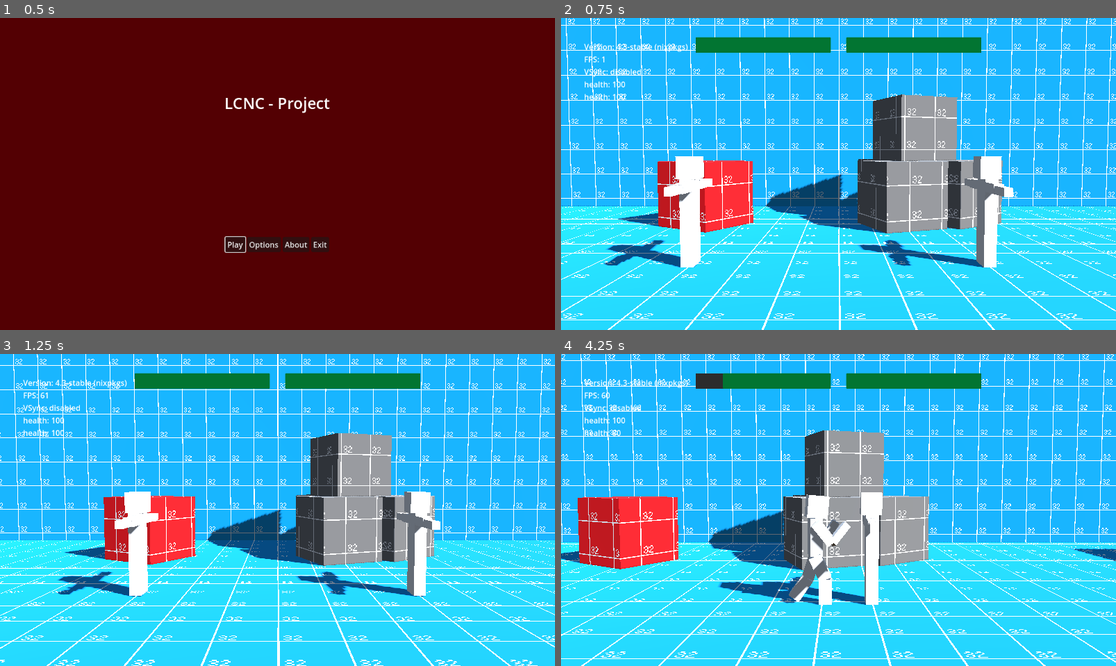
Above: before the commit, frames 1-4 (two rows, left to right).
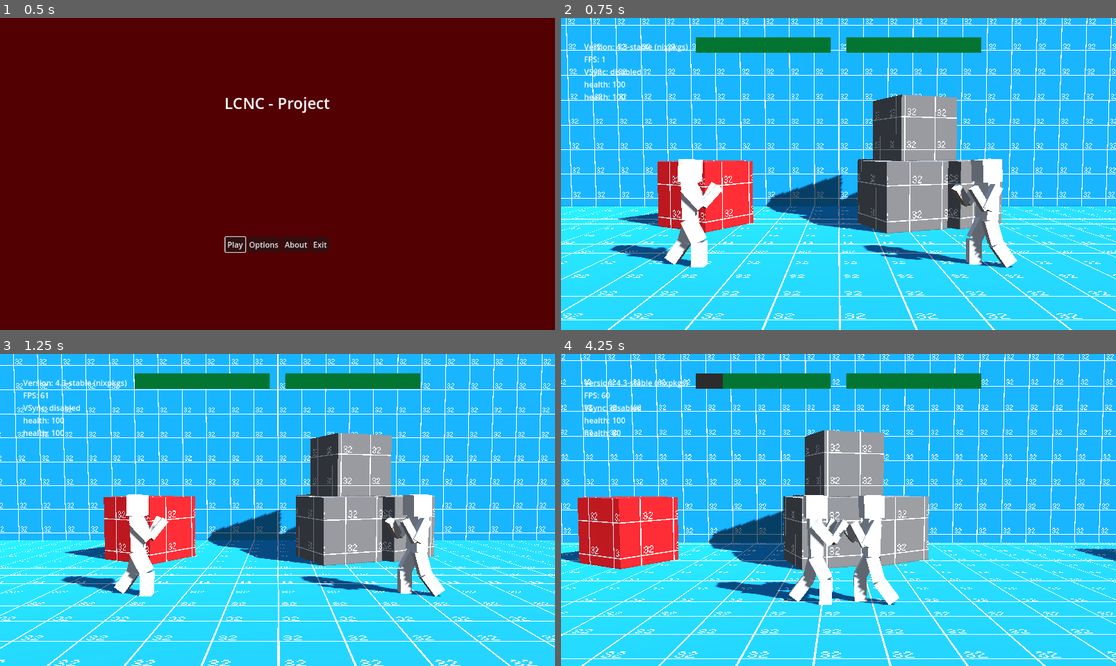
Above: after the commit, the same moments.

Repository: miklaskarjalainen/KioskKnockout
Game: Godot game, scene res://src/scenes/UI.tscn
Same seed, same stepped clock (60 frames per second), same inputs: the game is played once before the commit and once after it.
Inputs (mouse positions are in pixels of both pictures, inside the frame that each line leads up to):
- Up to frame 1 (0.5 s): no input
- Up to frame 2 (0.75 s): click "Play" at 0.5 s
- Up to frame 3 (1.25 s): no input
- Up to frame 4 (4.25 s): move the mouse to (960, 494) at 1.27 s; hold D (kb_right) 1.28-2 s; tap K (kb_normal_action) at 1.35, 2.85 s; click (960, 494) at 1.42 s; tap Space (kb_jump) at 1.52 s; drag from (727, 525) to (810, 572) at 2.02 s; move the mouse to (894, 441) at 2.77 s; hold D (kb_right) 2.78-3.5 s; drag from (810, 572) to (672, 463) at 3.52 s

Frame 1 is identical in both runs. In frame 2, 2.9% of the frame differs, in the area x 7-83%, y 44-81%; in frame 3, 2.6%; in frame 4, 1.8%.
Error before the commit: Assertion failed: is null (res://src/actors/ActionController.gd:11)

Commit message:
Animation controller

Diff:
--- a/src/actors/ActionController.gd
+++ b/src/actors/ActionController.gd
@@ -3,15 +3,15 @@
 const BASIC_PUNCH = preload("res://src/actors/Attacks/BasicPunch.tscn")
 
 @onready var player: Player = get_parent()
-@onready var r_arm: Node3D = player.get_node("player_model/Node/Torso/RArm2/RElbow/cube")
+@export var anim_controller: AnimationController = null
 
 # Called when the node enters the scene tree for the first time.
 func _ready() -> void:
+	assert(anim_controller)
 	assert(player, "is null")
-	assert(r_arm, "is null")
 	assert(player is Player, "is not player")
 
 func _physics_process(delta: float) -> void:
 	if Input.is_action_just_pressed(player.InputNormal):
-		player.get_node("player_model/AnimationPlayer").play("punch")
-		r_arm.add_child(BASIC_PUNCH.instantiate())
+		anim_controller.play_action("punch")
+		# r_arm.add_child(BASIC_PUNCH.instantiate())
--- /dev/null
+++ b/src/actors/AnimationHandler.gd
@@ -0,0 +1,45 @@
+extends Node
+### The idea for the AnimationController is to decide which animations to play.
+### For example if no action is taking place it should do the Idle animation
+### automatically.
+class_name AnimationController
+
+@export var anim: AnimationPlayer = null
+
+# Animation priority list. First animation which is not empty string is played.
+# This is just an idea on how to handle this. Never tried it before.
+var _animation_list: Array[String] = [
+	"",     # [0] action
+	"",     # [1] movement
+	"idle", # [2] fallback
+]
+
+func play_action(anim: String):
+	_animation_list[0] = anim
+
+func _ready() -> void:
+	assert(anim, "is null")
+	anim.animation_finished.connect(_animation_finished)
+
+func _get_target_anim_index() -> int:
+	for idx in _animation_list.size():
+		if not _animation_list[idx].is_empty():
+			return idx
+	assert(false, "should never reach")
+	return -1
+
+func _get_target_anim() -> String:
+	return _animation_list[_get_target_anim_index()]
+
+func _physics_process(delta: float) -> void:
+	var t: String = _get_target_anim()
+	if not anim.is_playing() or anim.current_animation != t:
+		anim.play(t)
+
+func _animation_finished(anim: String):
+	var idx: int = _get_target_anim_index()
+	if idx == 2:
+		return
+
+	if _animation_list[idx] == anim:
+		_animation_list[idx] = ""
--- a/src/actors/Player.tscn
+++ b/src/actors/Player.tscn
@@ -1,6 +1,7 @@
-[gd_scene load_steps=8 format=3 uid="uid://dp6sarh3doobm"]
+[gd_scene load_steps=9 format=3 uid="uid://dp6sarh3doobm"]
 
 [ext_resource type="Script" path="res://src/actors/player.gd" id="1_8625e"]
+[ext_resource type="Script" path="res://src/actors/AnimationHandler.gd" id="2_bt2ar"]
 [ext_resource type="Script" path="res://src/actors/PlayerController.gd" id="2_rcsg1"]
 [ext_resource type="PackedScene" uid="uid://c2uuuowdqrphi" path="res://assets/characters/generic.gltf" id="3_bcynx"]
 [ext_resource type="Script" path="res://src/actors/ActionController.gd" id="3_t468b"]
@@ -23,12 +24,17 @@
 visible = false
 mesh = SubResource("CapsuleMesh_4rug2")
 
+[node name="ActionController" type="Node" parent="." node_paths=PackedStringArray("anim_controller")]
+script = ExtResource("3_t468b")
+anim_controller = NodePath("../AnimationHandler")
+
+[node name="AnimationHandler" type="Node" parent="." node_paths=PackedStringArray("anim")]
+script = ExtResource("2_bt2ar")
+anim = NodePath("../player_model/AnimationPlayer")
+
 [node name="PlayerController" type="Node" parent="." node_paths=PackedStringArray("player")]
 script = ExtResource("2_rcsg1")
 player = NodePath("..")
-
-[node name="PlayerActionController" type="Node" parent="."]
-script = ExtResource("3_t468b")
 
 [node name="HealthComponent" type="Node" parent="."]
 script = ExtResource("4_qrskp")
@@ -36,7 +42,34 @@
 [node name="player_model" parent="." instance=ExtResource("3_bcynx")]
 transform = Transform3D(2, 0, 0, 0, 2, 0, 0, 0, 2, 0, 0, 0)
 
-[node name="RElbow" parent="player_model/Node/Torso/RArm2" index="1"]
-transform = Transform3D(1, 0, 0, 0, 1, 0, 0, 0, 1, -0.20981, 0.0358567, -0.00778223)
+[node name="Torso" parent="player_model/Node/Humanoid" index="0"]
+transform = Transform3D(0.984808, 0, 0.173648, 0, 1, 0, -0.173648, 0, 0.984808, 0, -0.03125, 0)
+
+[node name="Head" parent="player_model/Node/Humanoid/Torso" index="1"]
+transform = Transform3D(0.996195, -0.0871557, 0, 0.0871557, 0.996195, 0, 0, 0, 1, -0.0078125, 0.1875, 0)
+
+[node name="LArm2" parent="player_model/Node/Humanoid/Torso" index="2"]
+transform = Transform3D(-0.023456, -0.886167, -0.462773, 0.0386909, 0.461749, -0.886167, 0.998976, -0.038691, 0.0234558, -0.015625, 0.109375, 0.171875)
+
+[node name="LEblow" parent="player_model/Node/Humanoid/Torso/LArm2" index="1"]
+transform = Transform3D(0.996195, 1.49012e-08, -0.0871557, 0.0754791, -0.5, 0.86273, -0.0435779, -0.866025, -0.498097, -0.0015625, -0.0078125, 0.203125)
+
+[node name="RArm2" parent="player_model/Node/Humanoid/Torso" index="3"]
+transform = Transform3D(0.152779, -0.766321, 0.624029, -0.137764, 0.608761, 0.781301, -0.978611, -0.205335, -0.012566, -0.015625, 0.109375, -0.171875)
+
+[node name="RElbow" parent="player_model/Node/Humanoid/Torso/RArm2" index="1"]
+transform = Transform3D(0.843391, 0.0468288, 0.535255, 0.536788, -0.11689, -0.835581, 0.0234367, 0.99204, -0.123721, -0.0015625, -0.0015625, -0.203125)
+
+[node name="RLeg" parent="player_model/Node/Humanoid" index="1"]
+transform = Transform3D(0.906308, 0.422618, 0, -0.422618, 0.906308, 0, 0, 0, 1, -6.93889e-18, -0.21875, -0.0625)
+
+[node name="RLowerLeg" parent="player_model/Node/Humanoid/RLeg" index="1"]
+transform = Transform3D(0.906308, -0.422618, 0, 0.422618, 0.906308, 0, 0, 0, 1, 6.93889e-18, -0.25, 5.55112e-17)
+
+[node name="LLeg" parent="player_model/Node/Humanoid" index="2"]
+transform = Transform3D(0.953717, -0.300706, 0, 0.300706, 0.953717, 0, 0, 0, 1, 0, -0.21875, 0.0625)
+
+[node name="LLowerLeg" parent="player_model/Node/Humanoid/LLeg" index="1"]
+transform = Transform3D(0.953717, -0.300706, 0, 0.300706, 0.953717, 0, 0, 0, 1, 0, -0.25, 0)
 
 [editable path="player_model"]
